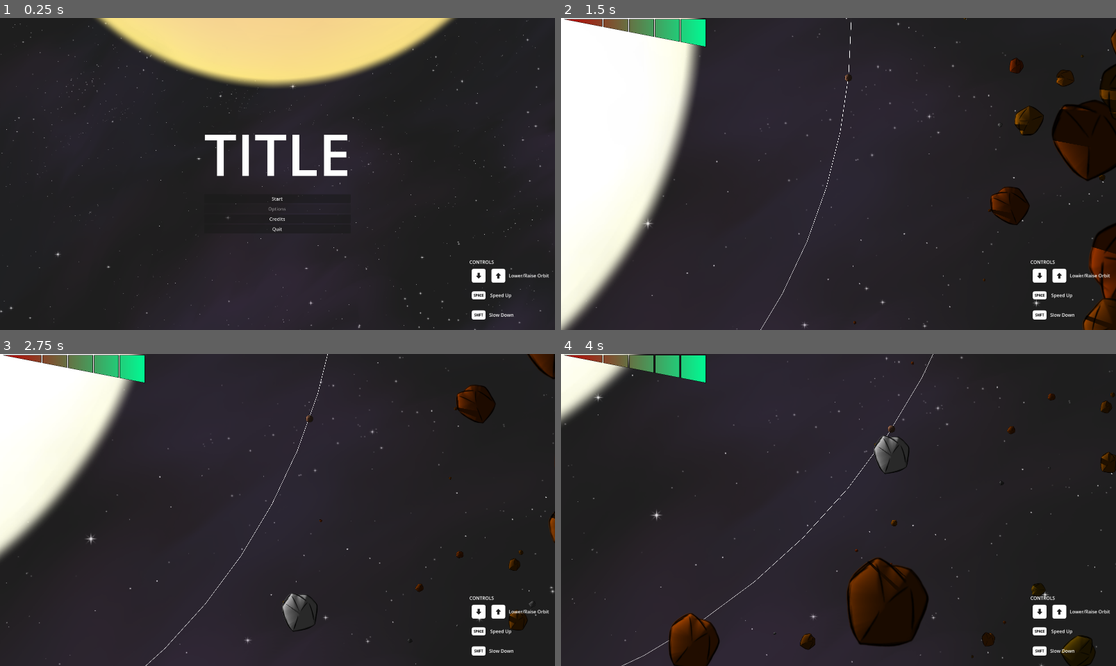
Above: before the commit, frames 1-4 (two rows, left to right).
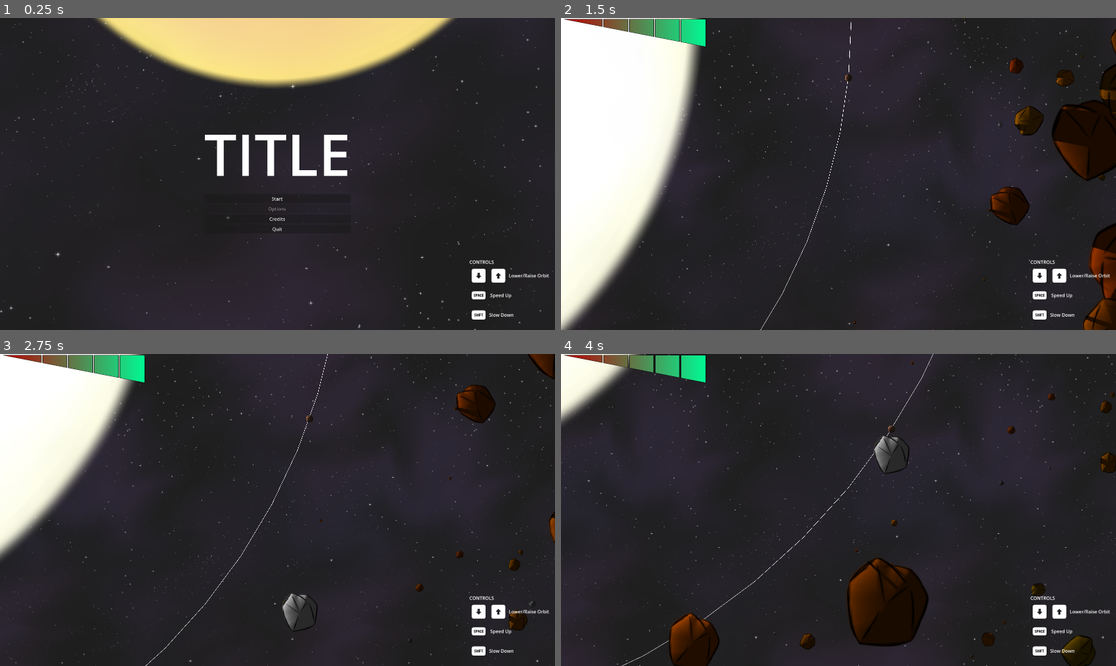
Above: after the commit, the same moments.

Repository: Aroweeri/gmtk2025
Game: Godot game, scene res://scenes/MainMenu.tscn
The game is run twice, just before and just after one commit, with the same random seed, the same clock (stepped at 60 frames per second) and the same inputs.
Inputs:
- Up to frame 1 (0.25 s): no input
- Up to frame 2 (1.5 s): click "Start" at 0.5 s; hold Up (ui_up) from 1.28 s (still down); hold Space (boost) from 1.28 s (still down)
- Up to frame 3 (2.75 s): release Up (ui_up) at 2.03 s; release Space (boost) at 2.03 s; hold Down (ui_down) from 2.03 s (still down); tap Shift (slow) at 2.1 s
- Up to frame 4 (4 s): release Down (ui_down) at 2.78 s; hold Space (boost) 2.78-3.53 s; hold Up (ui_up) from 2.78 s (still down); tap Shift (slow) at 3.6 s

The runs differ from the first frame. In frame 2, 0.5% of the frame differs, in the area x 3-100%, y 0-100%; in frame 3, 0.5%; in frame 4, 0.6%, in the area x 0-100%, y 0-100%.

Commit message:
Space Tiles

Diff:
--- a/scenes/Main.tscn
+++ b/scenes/Main.tscn
@@ -33,6 +33,9 @@
 [sub_resource type="CircleShape2D" id="CircleShape2D_0bbpv"]
 radius = 58.2151
 
+[sub_resource type="CanvasItemMaterial" id="CanvasItemMaterial_yxlcp"]
+light_mode = 1
+
 [sub_resource type="CanvasItemMaterial" id="CanvasItemMaterial_q8u5g"]
 light_mode = 1
 
@@ -105,9 +108,20 @@
 
 [node name="Parallax2D" type="Parallax2D" parent="."]
 scroll_scale = Vector2(0.15, 0.15)
-scroll_offset = Vector2(715, 209)
+
+[node name="TextureRect" type="TextureRect" parent="Parallax2D"]
+z_index = -2
+material = SubResource("CanvasItemMaterial_yxlcp")
+offset_left = -30000.0
+offset_top = -30000.0
+offset_right = -10000.0
+offset_bottom = -10000.0
+scale = Vector2(3, 3)
+texture = ExtResource("7_q8u5g")
+stretch_mode = 1
 
 [node name="Sprite2D" type="Sprite2D" parent="Parallax2D"]
+visible = false
 light_mask = 0
 z_index = -2
 material = SubResource("CanvasItemMaterial_q8u5g")
Binary file changed: assets/Space.png
Not shown: 2 places in scenes/Main.tscn that only renumber resources
Not shown: 1 places in scenes/MainMenu.tscn that only renumber resources
